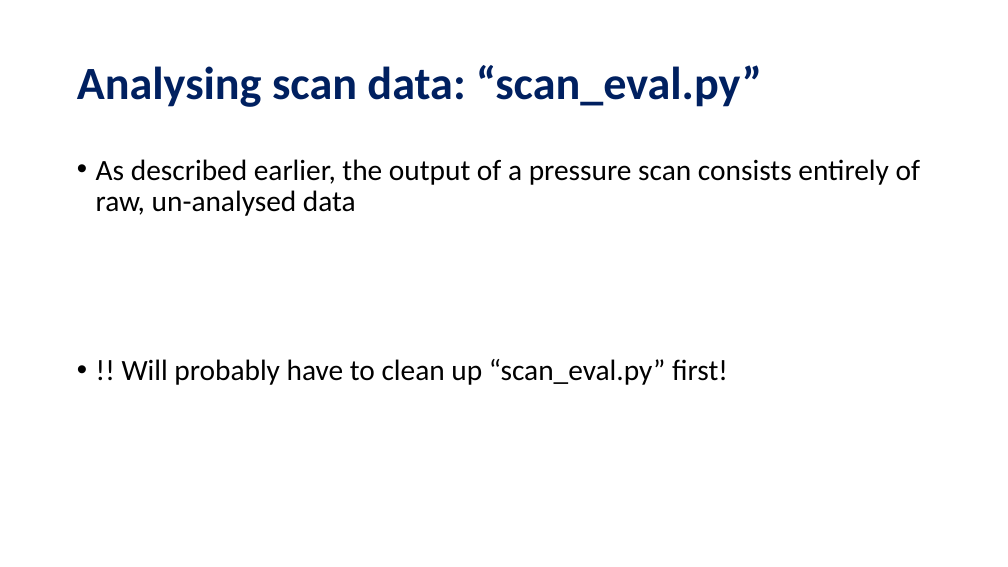
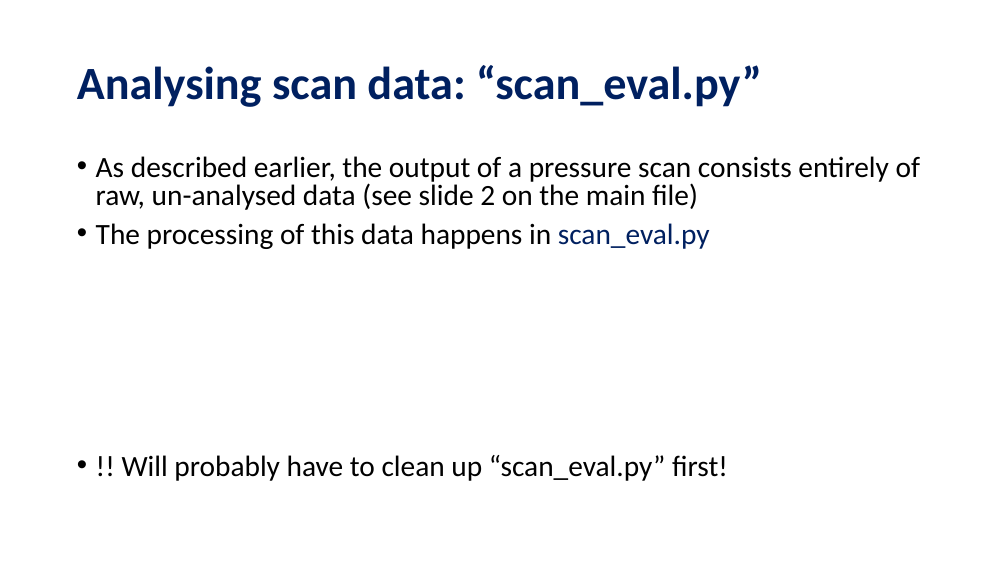
Before and after one commit to david-f-amorim/Simulating-THG-of-few-femtosecond-pulses-in-a-noble-gas-, a slide deck: slide 9 of presentations/DESY - Code Handover.pptx. Drawn at 1008x567 pixels with LibreOffice and Linux fonts; fonts in the diff are those of the drawing. Boxes give left, top, right and bottom in pixels: in the first picture for what was removed or moved away, otherwise in the second. Text is boxed around its words. In the diff, an @@ line names an element or a change of style, - is before the commit and + after.

Commit message:
more re-writes of scan_eval

```diff
--- a/presentations/DESY - Code Handover.pptx
+++ b/presentations/DESY - Code Handover.pptx
@@ text at (96,156,920,249): text changed @@
-• As described earlier, the output of a pressure scan consists entirely of raw, un-analysed data
+• As described earlier, the output of a pressure scan consists entirely of raw, un-analysed data (see slide 2 on the main file)
+• The processing of this data happens in scan_eval.py
@@ text at (122,455,728,481): line spacing 0.9 to 0.8 @@
```
Also in this commit, not shown: 6 other slides changed, 33 other files.
